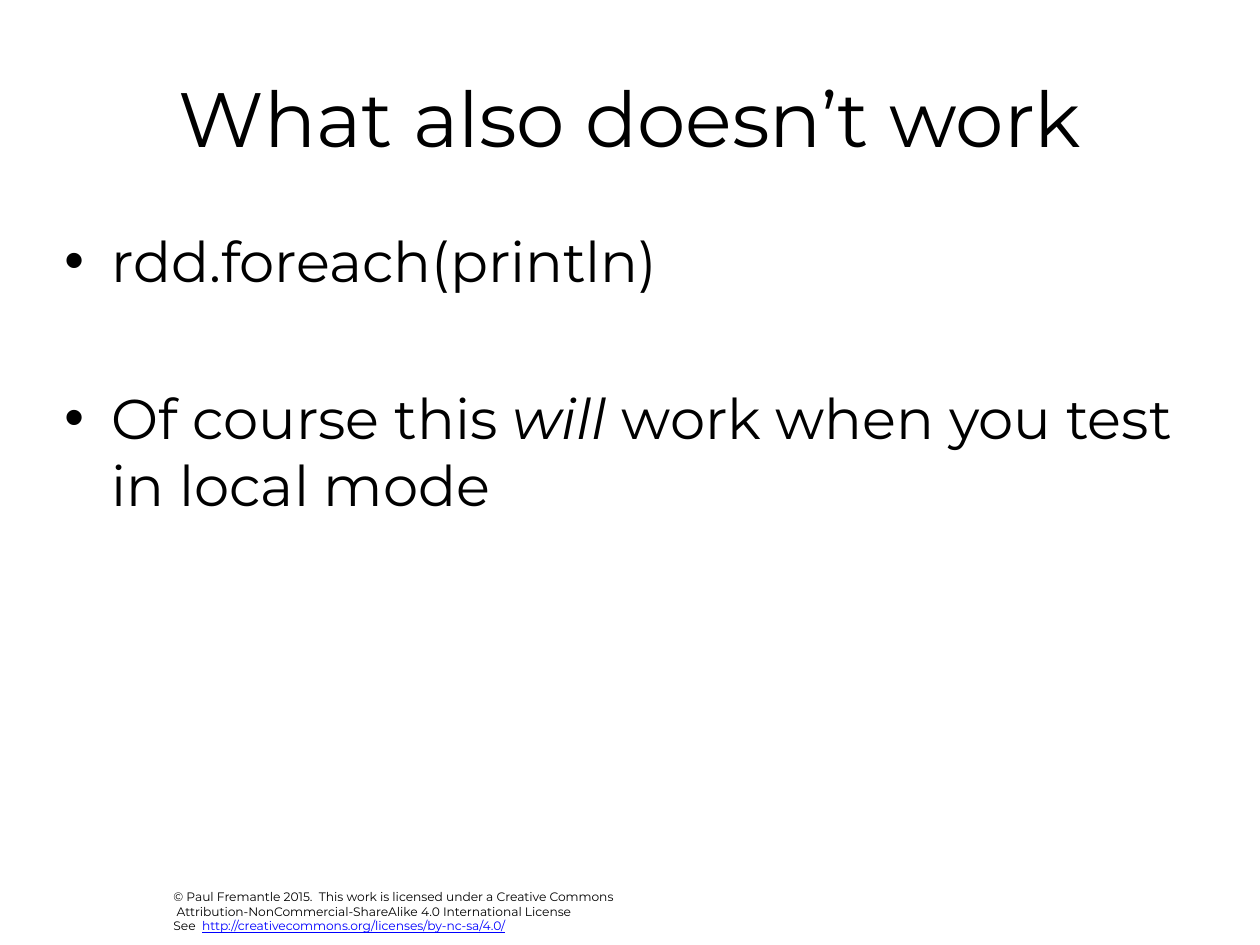
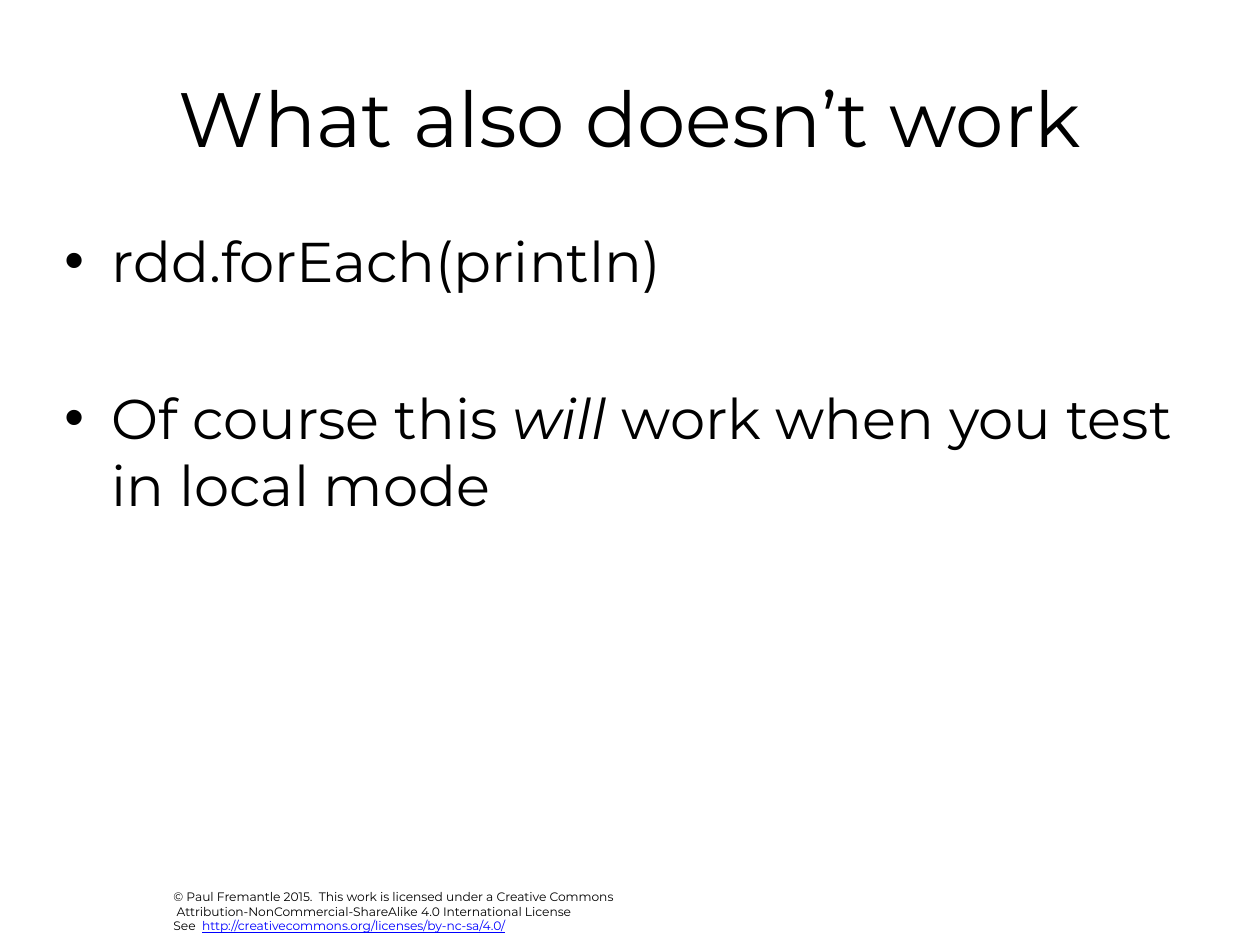
Before and after one commit to pzfreo/ox-clo, a slide deck: slide 31 of pres-source/07-spark-and-adjuncts.pptx (slide 24 before the commit). Drawn at 1260x945 pixels with LibreOffice and Linux fonts; fonts in the diff are those of the drawing; background and template pictures are left out. Boxes give left, top, right and bottom in pixels: in the first picture for what was removed or moved away, otherwise in the second. Text is boxed around its words. In the diff, an @@ line names an element or a change of style, - is before the commit and + after.

```diff
--- a/pres-source/07-spark-and-adjuncts.pptx
+++ b/pres-source/07-spark-and-adjuncts.pptx
@@ text at [112,240,662,293]: text changed @@
-• rdd.foreach(println)
+• rdd.forEach(println)
```
Also in this commit, not shown: 1 other slide changed, 7 slides added, 26 other files.
